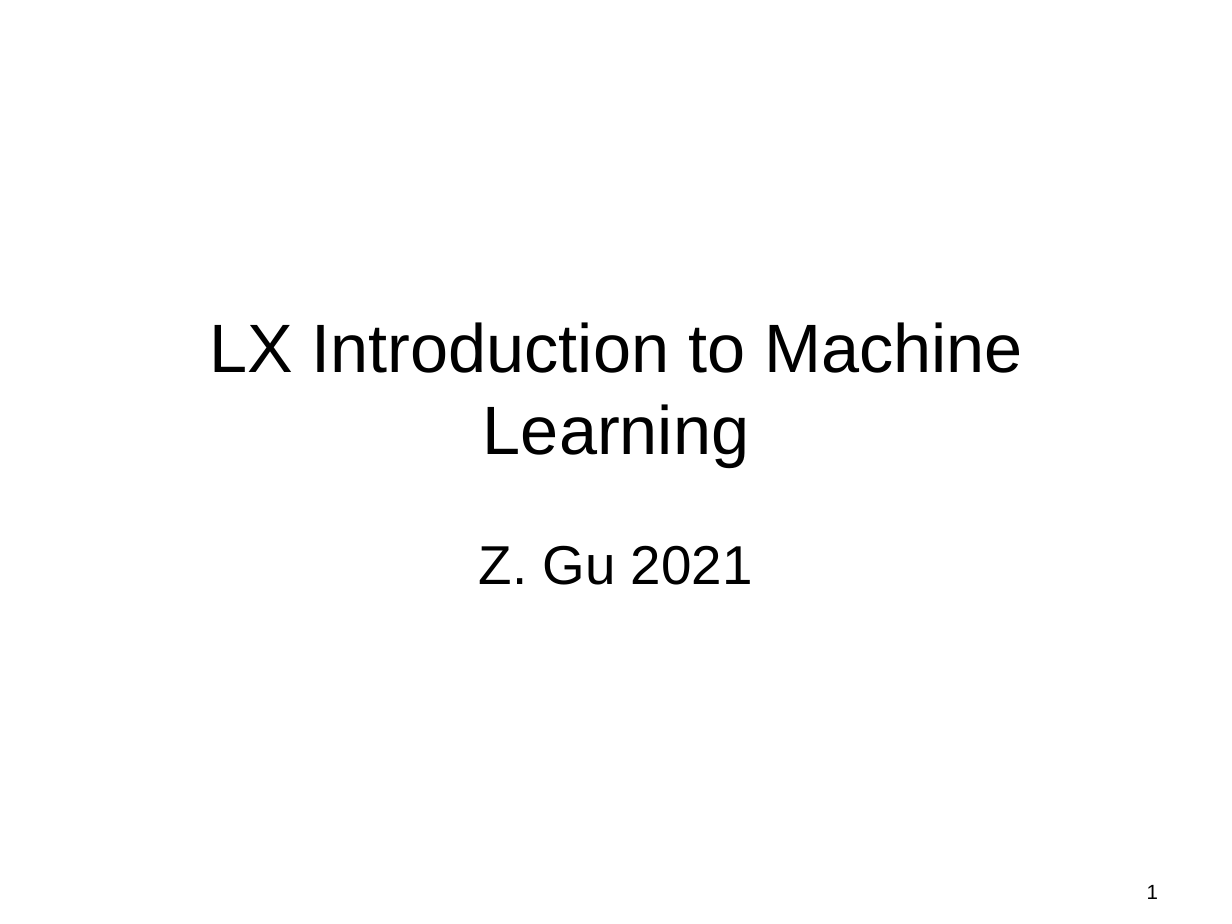
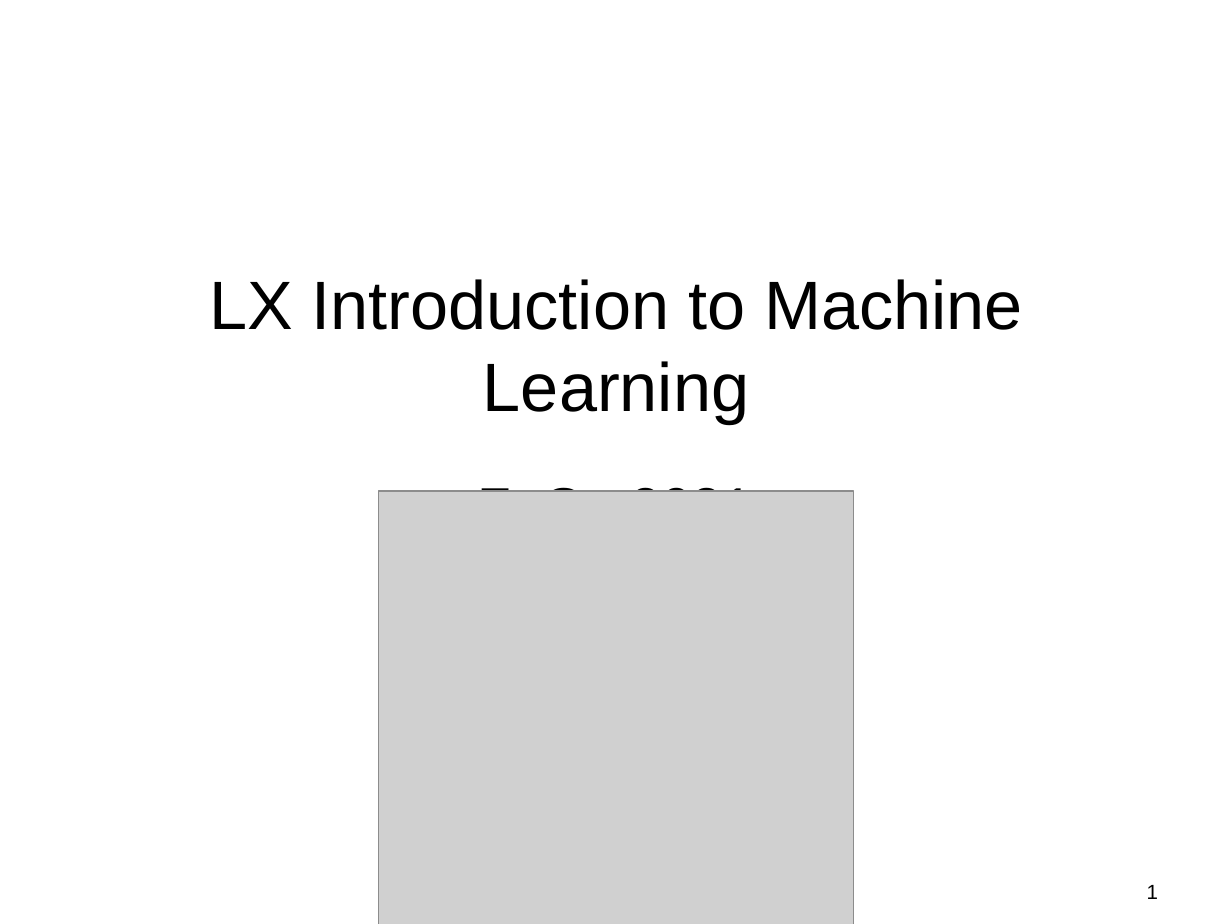
Before and after one commit to guzonghua/saav, a slide deck: slide 1 of PPTs/LX Intro to ML.pptx. Drawn at 1232x924 pixels with LibreOffice and Linux fonts; fonts in the diff are those of the drawing; grey boxes stand for pictures. Boxes give left, top, right and bottom in pixels: in the first picture for what was removed or moved away, otherwise in the second. Text is boxed around its words. In the diff, an @@ line names an element or a change of style, - is before the commit and + after.

```diff
--- a/PPTs/LX Intro to ML.pptx
+++ b/PPTs/LX Intro to ML.pptx
@@ title "LX Introduction to Machine Learning" moved from (x1=209, y1=322, x2=1023, y2=467) to (x1=209, y1=279, x2=1023, y2=424) @@
@@ subtitle "Z. Gu 2021" rewrapped from (x1=479, y1=545, x2=753, y2=585) to (x1=479, y1=483, x2=753, y2=492) @@
@@ picture added at (x1=378, y1=492, x2=854, y2=924) @@
```
Also in this commit, not shown: 2 other slides changed, 1 slide added, 2 slides removed, 8 other files.
